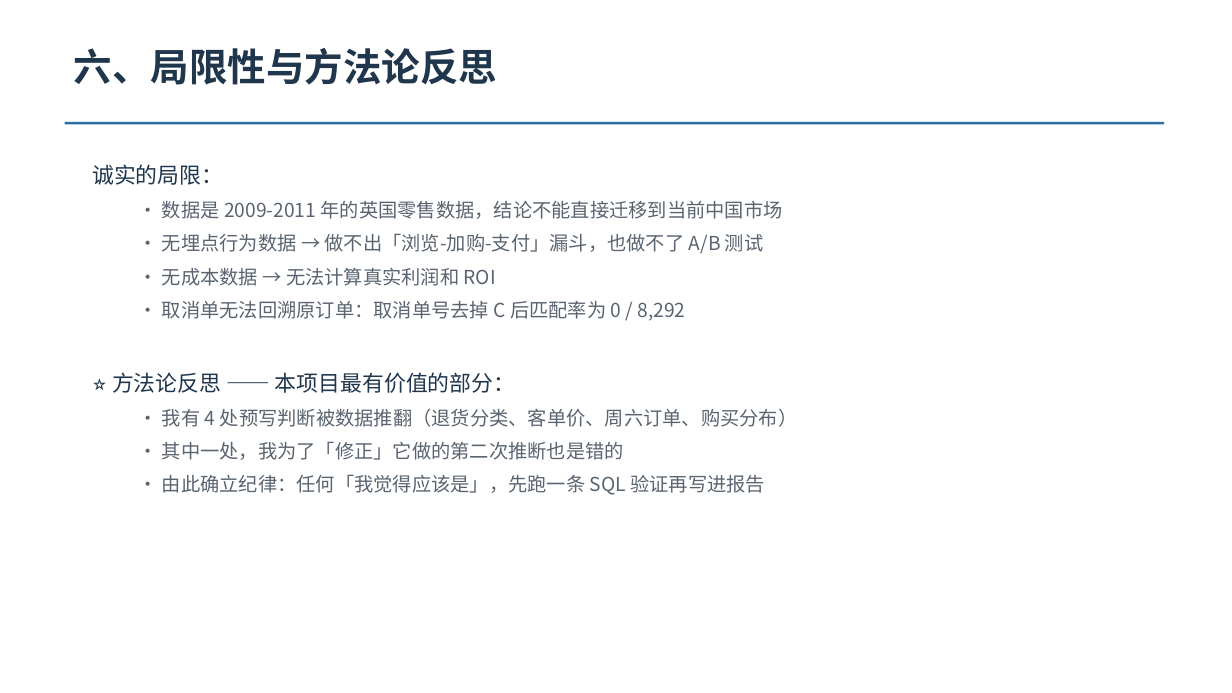
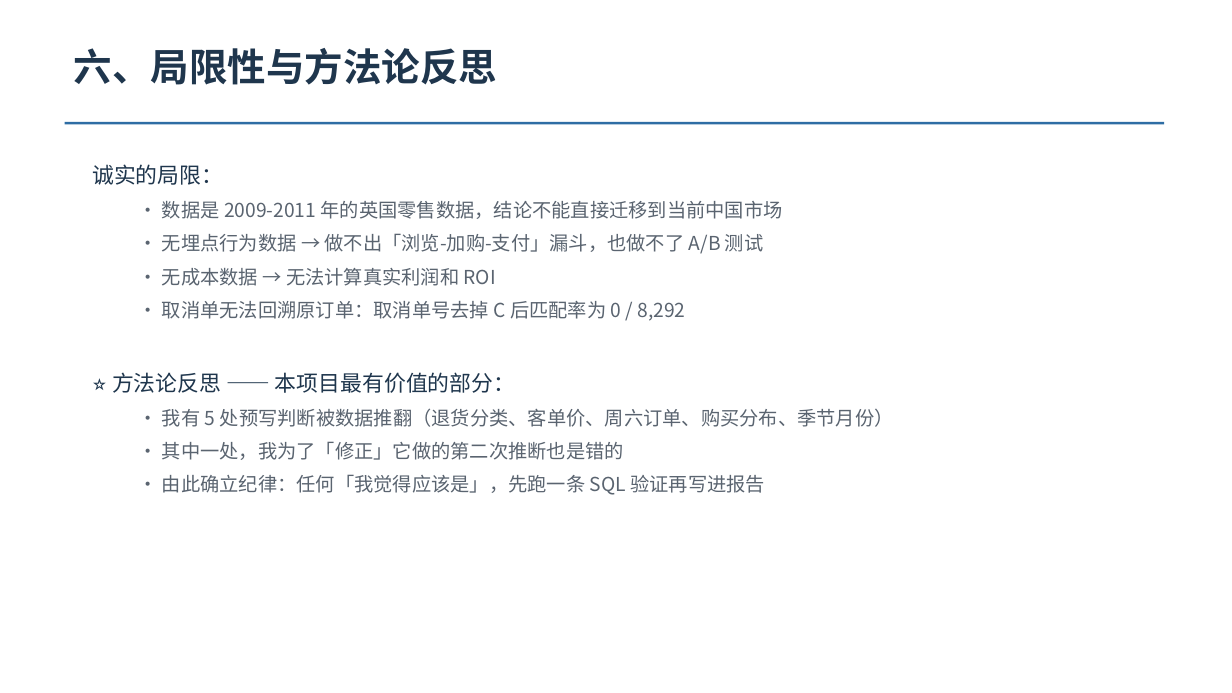
Before and after one commit to zi-cmtry/dm2026, a slide deck: slide 14 of reports/汇报PPT.pptx (slide 12 before the commit). Drawn at 1232x693 pixels with LibreOffice and Linux fonts; fonts in the diff are those of the drawing. Boxes give left, top, right and bottom in pixels: in the first picture for what was removed or moved away, otherwise in the second. Text is boxed around its words. In the diff, an @@ line names an element or a change of style, - is before the commit and + after.

Commit message:
fix: PPT 生成函数增加容错，产出 15 页版本
add_bullets 里 ('','') 表示空行的写法会让 level 变成字符串，
python-pptx 抛 TypeError。这个坑在本文件里犯了三次（改数据没改函数），
所以这次改为在函数内把 level 归一化成 int，而不是继续在数据上打补丁。
新增 '商品关联' 与 '时间序列' 两页核心发现。

```diff
--- a/reports/汇报PPT.pptx
+++ b/reports/汇报PPT.pptx
@@ text at (162, 408, 894, 427): text changed @@
-  · 我有 4 处预写判断被数据推翻（退货分类、客单价、周六订单、购买分布）
+  · 我有 5 处预写判断被数据推翻（退货分类、客单价、周六订单、购买分布、季节月份）
```
Also in this commit, not shown: 1 other slide changed, 2 slides added, 2 other files.
